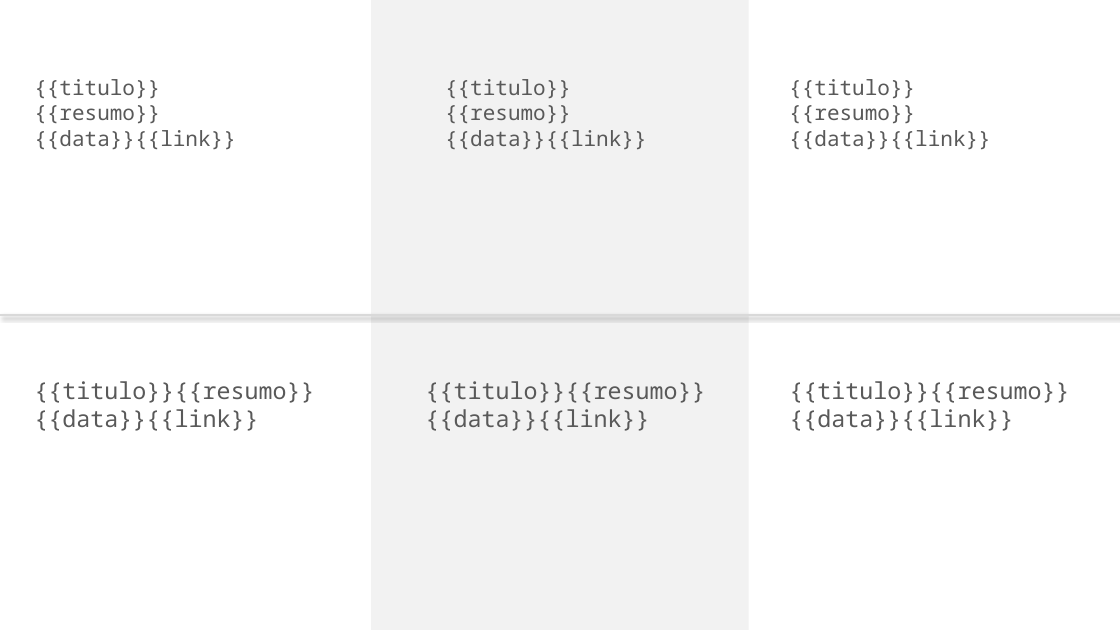
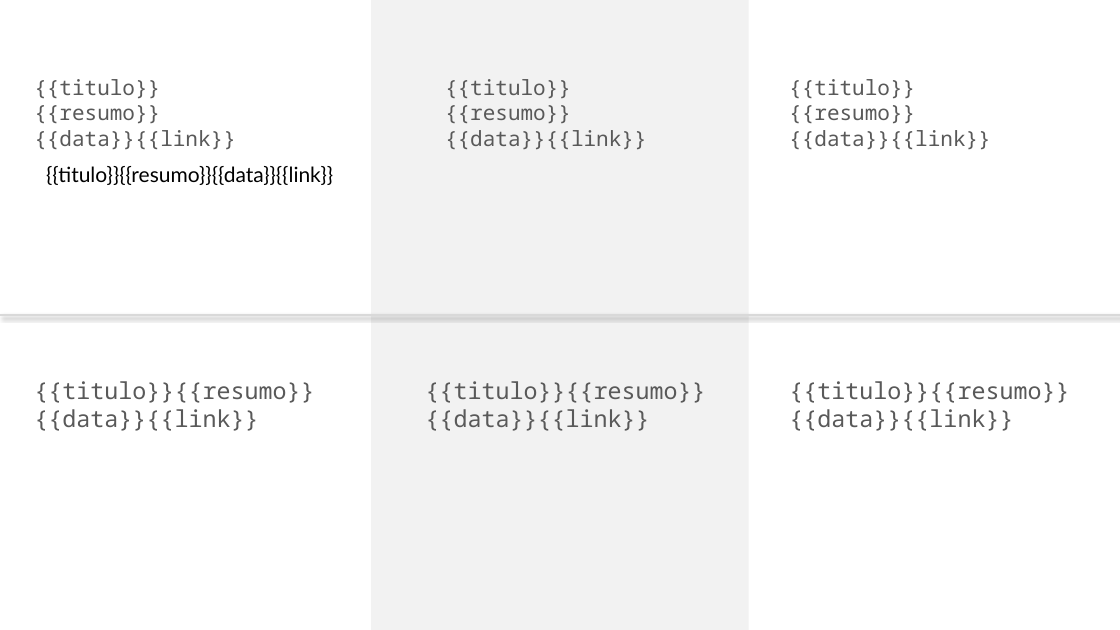
Before and after one commit to kamilypl/API-Python, a slide deck: slide 2 of template.pptx (slide 1 before the commit). Drawn at 1120x630 pixels with LibreOffice and Linux fonts; fonts in the diff are those of the drawing. Boxes give left, top, right and bottom in pixels: in the first picture for what was removed or moved away, otherwise in the second. Text is boxed around its words. In the diff, an @@ line names an element or a change of style, - is before the commit and + after.

Commit message:
slide

```diff
--- a/template.pptx
+++ b/template.pptx
@@ text added at box(46, 166, 333, 185), 18 pt, text #000000 @@
+{{titulo}}{{resumo}}{{data}}{{link}}
```
Also in this commit, not shown: 1 slide added.
